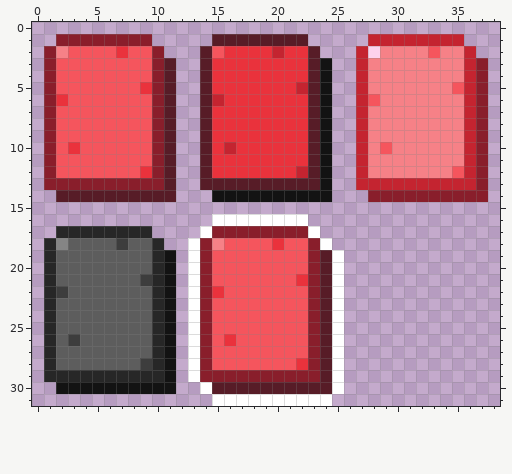
Pixel-art file -- resources/sprites/GUI/icons/other_icons/discard_deck_button.aseprite. The picture above is the old version.
39x32 pixels, 1 frame.
The result:
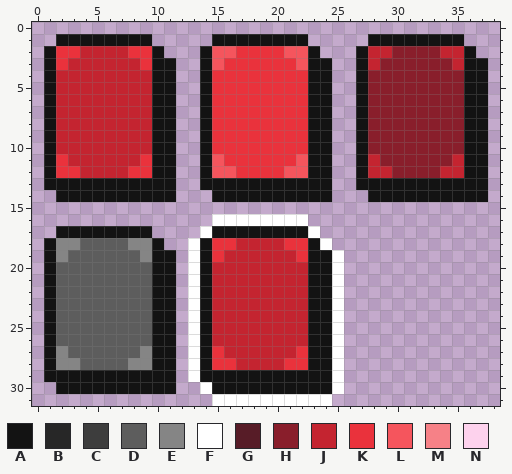
Palette (. is transparent): A #131313  B #272727  C #3d3d3d  D #5d5d5d  E #858585  F #ffffff  G #571c27  H #891e2b  J #c42430  K #ea323c  L #f5555d  M #f68187  N #fdd2ed
The exact change:
Changed rows in their new state; - is an unchanged pixel.
first column x 1:
 1 -AAAAAAAA-----AAAAAAAA-----AAAAAAAA--
 2 AKKJJJJKKA---A-L---KLLA---AJJHHHHJJA-
 3 AKJJJJJJKAA--AL------LA---AJHHHHHHJAA
 4 AJJJJJJJJAA--A--------A---AHHHHHHHHAA
 5 AJJJJJJJJAA--A-------KA---AHHHHHHHHAA
 6 AJJJJJJJJAA--AK-------A---AHHHHHHHHAA
 7 AJJJJJJJJAA--A--------A---AHHHHHHHHAA
 8 AJJJJJJJJAA--A--------A---AHHHHHHHHAA
 9 AJJJJJJJJAA--A--------A---AHHHHHHHHAA
10 AJJJJJJJJAA--A-K------A---AHHHHHHHHAA
11 AKJJJJJJKAA--AL------LA---AJHHHHHHJAA
12 AKKJJJJK-AA--ALL----LLA---AJJHHHHJJAA
13 AAAAAAAAAAA--AAAAAAAAAA---AAAAAAAAAAA
14 -AAAAAAAAAA----------------AAAAAAAAAA
17 -AAAAAAAA-----AAAAAAAA---------------
18 A-E---DEEA---AKKJJJJKKA--------------
19 AE------EA---AKJJJJJJKAA-------------
20 A--------A---AJJJJJJJJAA-------------
21 A-------DA---AJJJJJJJJAA-------------
22 AD-------A---AJJJJJJJJAA-------------
23 A--------A---AJJJJJJJJAA-------------
24 A--------A---AJJJJJJJJAA-------------
25 A--------A---AJJJJJJJJAA-------------
26 A-D------A---AJJJJJJJJAA-------------
27 AE------EA---AKJJJJJJKAA-------------
28 AEE----EEA---AKKJJJJK-AA-------------
29 AAAAAAAAAA---AAAAAAAAAAA-------------
30 --------------AAAAAAAAAA-------------
Changed places in both pictures, as pixel boxes (x1, y1, x2, y2):
changed: (44, 34, 332, 394)
changed: (356, 34, 488, 202)
